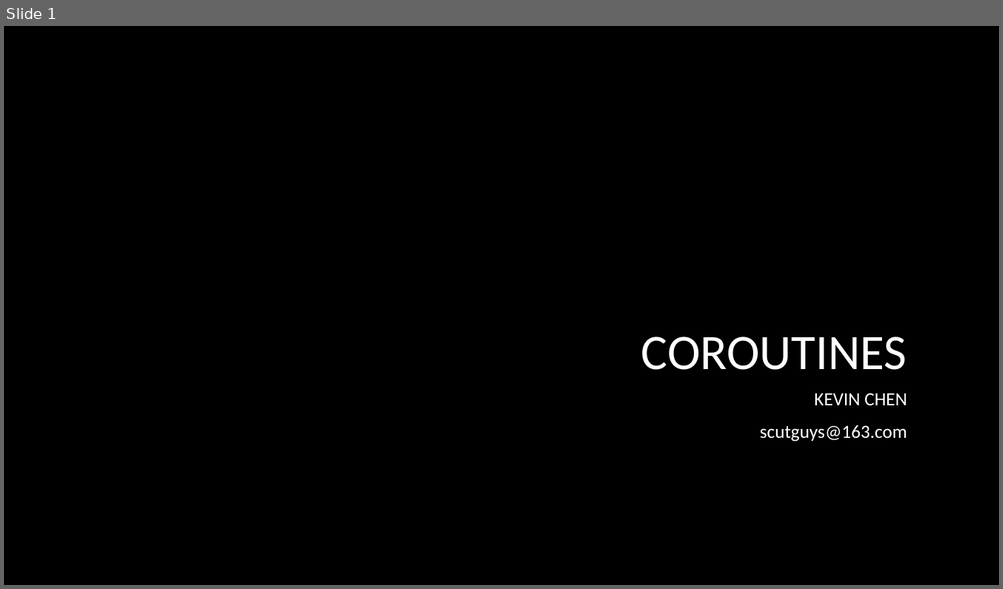
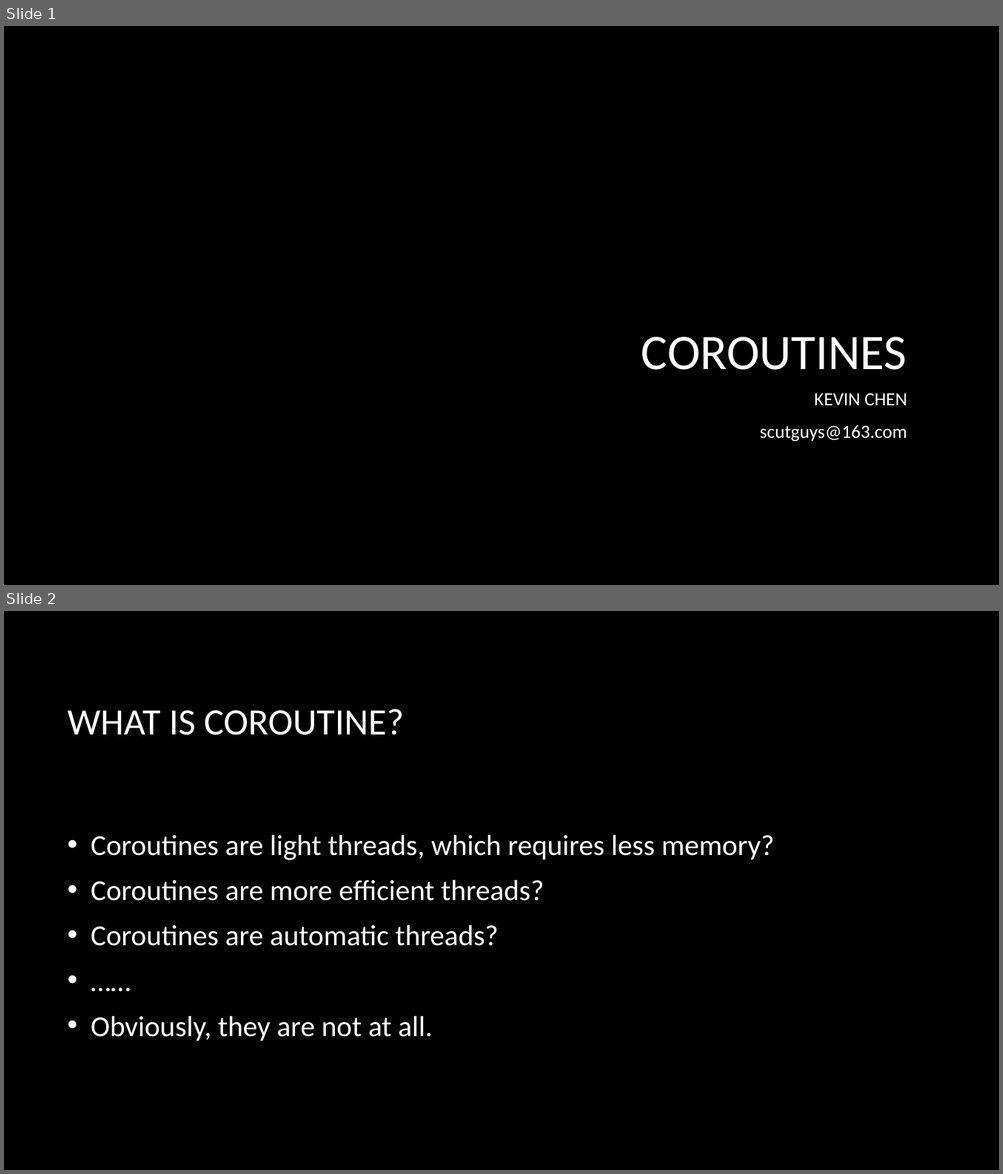
Before and after one commit to czf0613/android-tutorial, a slide deck: ppt/Coroutines.pptx. Shown one above the other, each under a label of ours: slide 1 before the commit, slides 1 and 2 after it. The pictures are 1003x589 and 1003x1174 pixels, drawn with LibreOffice and Linux fonts; fonts in the diff are those of the drawing; background and template pictures are left out. Boxes give left, top, right and bottom in pixels: in the first picture for what was removed or moved away, otherwise in the second. Text is boxed around its words. In the diff, an @@ line names an element or a change of style, - is before the commit and + after.

```diff
--- a/ppt/Coroutines.pptx
+++ b/ppt/Coroutines.pptx
@@ slide 2 added at bbox=[4, 611, 999, 1170], background picture (left out) @@
@@ title added at bbox=[68, 709, 404, 735], 36 pt, text #FFFFFF @@
+WHAT IS COROUTINE?
@@ text added at bbox=[91, 834, 774, 1042], 28 pt, text #FFFFFF @@
+• Coroutines are light threads, which requires less memory?
+• Coroutines are more efficient threads?
+• Coroutines are automatic threads?
+• ……
+• Obviously, they are not at all.
```
Also in this commit, not shown: 6 other slides added, 1 slide removed.
